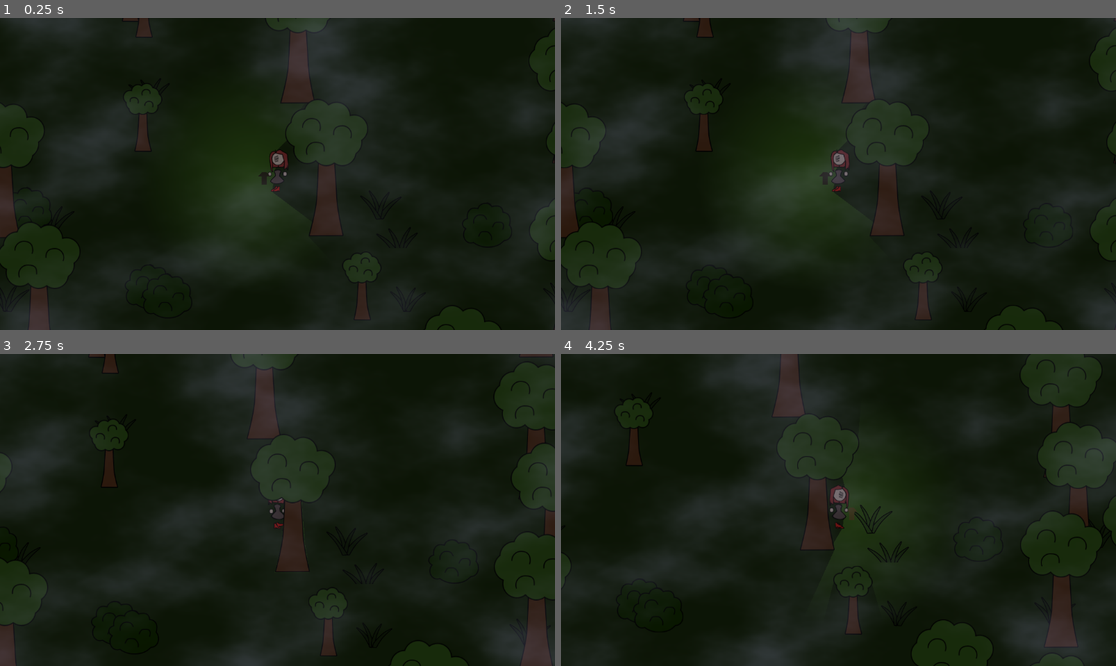
Above: before the commit, frames 1-4 (two rows, left to right).
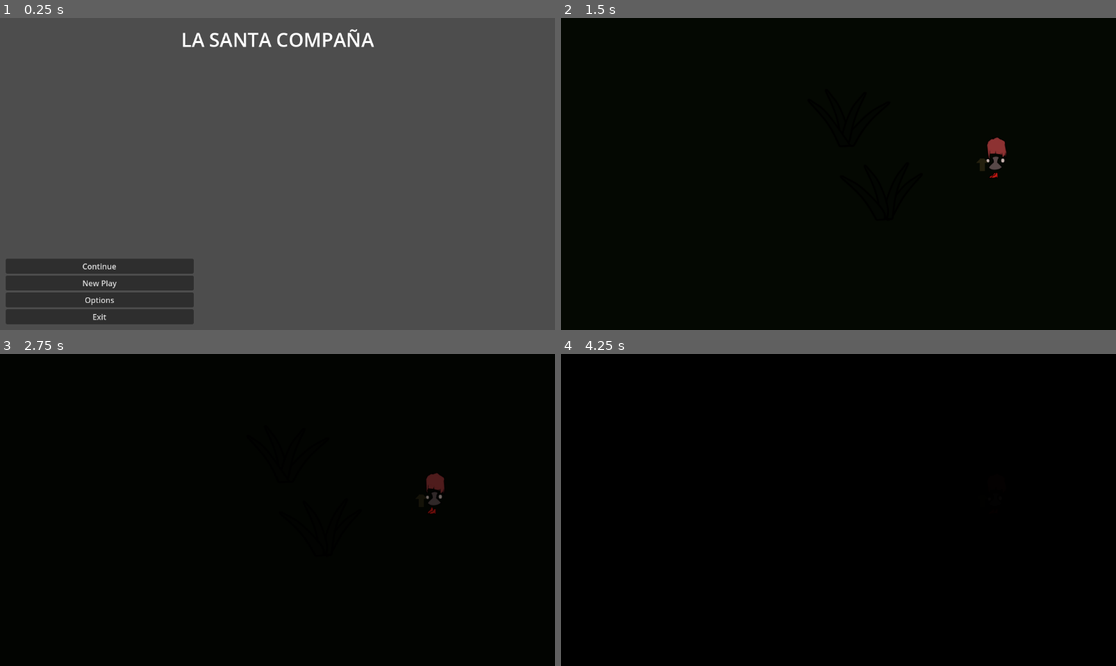
Above: after the commit, the same moments.

Repository: Jerrylikesgreen/-la-Santa-Compa-a
Game: Godot game, scene res://Scenes/Menu/start_menu.tscn
Two runs of this game, one before a commit and one after it. Both use one fixed random seed, a clock stepped at 60 frames per second and the inputs below. Before the commit the project starts from res://Scenes/forest.tscn.
Inputs (mouse positions are in pixels of both pictures, inside the frame that each line leads up to):
- Up to frame 1 (0.25 s): no input
- Up to frame 2 (1.5 s): click (660, 298) at 0.5 s, where only the run after the commit has a clickable "Options"; click (660, 283) at 1.25 s, where only the run after the commit has a clickable "New Play"
- Up to frame 3 (2.75 s): tap Enter at 2 s; move the mouse to (399, 494) at 2.02 s; hold D (Right) from 2.03 s (still down); click (399, 494) at 2.1 s
- Up to frame 4 (4.25 s): move the mouse to (727, 525) at 2.77 s; release D (Right) at 2.78 s; hold S (Down) 2.78-3.53 s; click (727, 525) at 2.85 s; move the mouse to (894, 441) at 3.52 s; hold D (Right) from 3.53 s (still down); click (894, 441) at 3.6 s

The runs differ from the first frame. In frame 1, 97% of the frame differs, in the area x 0-100%, y 0-100%; in frame 2, 45%; in frame 3, 53%; in frame 4, 76%.

Commit message:
casi acabado menu inicio y empezando menu opciones

Diff:
--- /dev/null
+++ b/Scenes/Menu/UI/sliders_ui.tscn
@@ -0,0 +1,46 @@
+[gd_scene load_steps=2 format=3 uid="uid://bs2hw087rge6w"]
+
+[ext_resource type="Script" uid="uid://b3qposf0qhfo4" path="res://Scripts/Menu/UI/sliders_ui.gd" id="1_wc85a"]
+
+[node name="SlidersUI" type="Control"]
+layout_mode = 3
+anchors_preset = 15
+anchor_right = 1.0
+anchor_bottom = 1.0
+grow_horizontal = 2
+grow_vertical = 2
+script = ExtResource("1_wc85a")
+
+[node name="HBoxContainer" type="HBoxContainer" parent="."]
+layout_mode = 1
+anchors_preset = 8
+anchor_left = 0.5
+anchor_top = 0.5
+anchor_right = 0.5
+anchor_bottom = 0.5
+offset_left = -350.0
+offset_top = -17.5
+offset_right = 350.0
+offset_bottom = 17.5
+grow_horizontal = 2
+grow_vertical = 2
+alignment = 1
+
+[node name="Label" type="Label" parent="HBoxContainer"]
+layout_mode = 2
+text = "Opt"
+
+[node name="VSeparator" type="VSeparator" parent="HBoxContainer"]
+layout_mode = 2
+
+[node name="HSlider" type="HSlider" parent="HBoxContainer"]
+layout_mode = 2
+size_flags_horizontal = 6
+size_flags_vertical = 4
+
+[node name="VSeparator2" type="VSeparator" parent="HBoxContainer"]
+layout_mode = 2
+
+[node name="Label2" type="Label" parent="HBoxContainer"]
+layout_mode = 2
+text = "50"
--- /dev/null
+++ b/Scenes/Menu/option_menu.tscn
@@ -0,0 +1,118 @@
+[gd_scene load_steps=2 format=3 uid="uid://d0rwpihb8mj0c"]
+
+[ext_resource type="Script" uid="uid://dkvj7cme3dn8i" path="res://Scripts/Menu/option_menu.gd" id="1_0cc5a"]
+
+[node name="OptionMenu" type="CanvasLayer"]
+script = ExtResource("1_0cc5a")
+
+[node name="Control" type="Control" parent="."]
+layout_mode = 3
+anchors_preset = 15
+anchor_right = 1.0
+anchor_bottom = 1.0
+grow_horizontal = 2
+grow_vertical = 2
+
+[node name="TextureRect" type="TextureRect" parent="Control"]
+layout_mode = 1
+anchors_preset = 15
+anchor_right = 1.0
+anchor_bottom = 1.0
+grow_horizontal = 2
+grow_vertical = 2
+
+[node name="Opciones" type="MarginContainer" parent="Control/TextureRect"]
+layout_mode = 1
+anchors_preset = -1
+anchor_right = 1.0
+offset_bottom = 112.0
+
+[node name="HBoxContainer" type="HBoxContainer" parent="Control/TextureRect/Opciones"]
+layout_mode = 2
+alignment = 1
+
+[node name="Button" type="Button" parent="Control/TextureRect/Opciones/HBoxContainer"]
+layout_mode = 2
+size_flags_horizontal = 3
+text = "AAA"
+
+[node name="Button2" type="Button" parent="Control/TextureRect/Opciones/HBoxContainer"]
+layout_mode = 2
+size_flags_horizontal = 3
+text = "AAA"
+
+[node name="Button3" type="Button" parent="Control/TextureRect/Opciones/HBoxContainer"]
+layout_mode = 2
+size_flags_horizontal = 3
+text = "AAA"
+
+[node name="Button4" type="Button" parent="Control/TextureRect/Opciones/HBoxContainer"]
+layout_mode = 2
+size_flags_horizontal = 3
+text = "AAA"
+
+[node name="Label" type="Label" parent="Control/TextureRect"]
+layout_mode = 1
+anchors_preset = 10
+anchor_right = 1.0
+offset_top = 131.0
+offset_bottom = 186.0
+grow_horizontal = 2
+theme_override_font_sizes/font_size = 40
+text = "VENTANA"
+horizontal_alignment = 1
+vertical_alignment = 1
+
+[node name="Node" type="Node" parent="Control/TextureRect"]
+
+[node name="VBoxContainer" type="VBoxContainer" parent="Control/TextureRect/Node"]
+anchors_preset = 14
+anchor_top = 0.5
+anchor_right = 1.0
+anchor_bottom = 0.5
+offset_top = -131.0
+offset_bottom = 189.0
+grow_horizontal = 2
+grow_vertical = 2
+
+[node name="HSlider" type="HSlider" parent="Control/TextureRect/Node/VBoxContainer"]
+layout_mode = 2
+
+[node name="Ventanas" type="MarginContainer" parent="Control/TextureRect"]
+layout_mode = 1
+anchors_preset = 8
+anchor_left = 0.5
+anchor_top = 0.5
+anchor_right = 0.5
+anchor_bottom = 0.5
+offset_left = -565.0
+offset_top = -188.0
+offset_right = 496.0
+offset_bottom = 181.0
+grow_horizontal = 2
+grow_vertical = 2
+
+[node name="Sonido" type="VBoxContainer" parent="Control/TextureRect/Ventanas"]
+layout_mode = 2
+
+[node name="Salir" type="MarginContainer" parent="Control/TextureRect"]
+layout_mode = 1
+anchors_preset = 7
+anchor_left = 0.5
+anchor_top = 1.0
+anchor_right = 0.5
+anchor_bottom = 1.0
+offset_left = -576.0
+offset_top = -112.0
+offset_right = 576.0
+grow_horizontal = 2
+grow_vertical = 0
+
+[node name="HBoxContainer" type="HBoxContainer" parent="Control/TextureRect/Salir"]
+layout_mode = 2
+alignment = 1
+
+[node name="Button" type="Button" parent="Control/TextureRect/Salir/HBoxContainer"]
+layout_mode = 2
+size_flags_horizontal = 3
+text = "AAA"
--- /dev/null
+++ b/Scenes/Menu/start_menu.tscn
@@ -0,0 +1,74 @@
+[gd_scene load_steps=2 format=3 uid="uid://begu0hedbb7rc"]
+
+[ext_resource type="Script" uid="uid://dx7jro8r2u4aj" path="res://Scripts/Menu/start_menu.gd" id="1_hvsph"]
+
+[node name="StartMenu" type="CanvasLayer"]
+script = ExtResource("1_hvsph")
+
+[node name="Control" type="Control" parent="."]
+layout_mode = 3
+anchors_preset = 15
+anchor_right = 1.0
+anchor_bottom = 1.0
+grow_horizontal = 2
+grow_vertical = 2
+
+[node name="Label" type="Label" parent="Control"]
+layout_mode = 1
+anchors_preset = 5
+anchor_left = 0.5
+anchor_right = 0.5
+offset_left = -251.5
+offset_right = 251.5
+offset_bottom = 90.0
+grow_horizontal = 2
+theme_override_font_sizes/font_size = 40
+text = "LA SANTA COMPAÑA"
+horizontal_alignment = 1
+vertical_alignment = 1
+
+[node name="TextureRect" type="TextureRect" parent="Control"]
+layout_mode = 1
+anchors_preset = 15
+anchor_right = 1.0
+anchor_bottom = 1.0
+grow_horizontal = 2
+grow_vertical = 2
+
+[node name="MarginContainer" type="MarginContainer" parent="Control/TextureRect"]
+layout_mode = 1
+anchors_preset = 2
+anchor_top = 1.0
+anchor_bottom = 1.0
+offset_top = -354.0
+offset_right = 414.0
+grow_vertical = 0
+theme_override_constants/margin_left = 12
+theme_override_constants/margin_top = 12
+theme_override_constants/margin_right = 12
+theme_override_constants/margin_bottom = 12
+
+[node name="VBoxContainer" type="VBoxContainer" parent="Control/TextureRect/MarginContainer"]
+layout_mode = 2
+size_flags_vertical = 8
+
+[node name="bot_continue" type="Button" parent="Control/TextureRect/MarginContainer/VBoxContainer"]
+layout_mode = 2
+text = "Continue"
+
+[node name="bot_new_game" type="Button" parent="Control/TextureRect/MarginContainer/VBoxContainer"]
+layout_mode = 2
+text = "New Play"
+
+[node name="bot_options" type="Button" parent="Control/TextureRect/MarginContainer/VBoxContainer"]
+layout_mode = 2
+text = "Options"
+
+[node name="bot_exit" type="Button" parent="Control/TextureRect/MarginContainer/VBoxContainer"]
+layout_mode = 2
+text = "Exit"
+
+[connection signal="pressed" from="Control/TextureRect/MarginContainer/VBoxContainer/bot_continue" to="." method="_on_bot_continue_pressed"]
+[connection signal="pressed" from="Control/TextureRect/MarginContainer/VBoxContainer/bot_new_game" to="." method="_on_bot_new_game_pressed"]
+[connection signal="pressed" from="Control/TextureRect/MarginContainer/VBoxContainer/bot_options" to="." method="_on_bot_options_pressed"]
+[connection signal="pressed" from="Control/TextureRect/MarginContainer/VBoxContainer/bot_exit" to="." method="_on_bot_exit_pressed"]
--- /dev/null
+++ b/Scripts/Menu/UI/sliders_ui.gd
@@ -0,0 +1,84 @@
+extends Control
+
+@export var titulo = "Missigno"
+@export var porcentaje : bool
+
+@export var section_save : String
+@export var key_save : String
+@export var save_value_default : int
+
+@export var val_min: float = 0
+@export var val_max: float = 1
+@export var val_step: float = 0.1
+
+@onready var label_titulo = $HBoxContainer/Label
+@onready var slider = $HBoxContainer/Slider
+@onready var label_valor = $HBoxContainer/Valor
+
+@onready var menu_main = get_tree().get_nodes_in_group("menu_main")[0]
+
+signal slider_actualizado
+
+var color_focus = Color(0.281, 0.281, 0.281, 1.0)
+var color_no_focus = Color(0.541,0.541,0.541,1.0)
+
+func _ready():
+	label_titulo.text = titulo
+
+	slider.min_value = val_min
+	slider.max_value = val_max
+	slider.step = val_step
+
+	slider.value_changed.connect(_on_slider_value_changed)
+
+	await get_tree().process_frame
+	await get_tree().process_frame
+	await get_tree().process_frame
+	await get_tree().process_frame
+	await get_tree().process_frame
+	await get_tree().process_frame
+
+	cargar_slider()
+
+	_on_focus_exited()
+
+func _on_slider_value_changed(value):
+
+	if porcentaje:
+		label_valor.text = str(value*100)+"%"
+	else:
+		label_valor.text = str(value)
+
+	guardar()
+
+	slider_actualizado.emit()
+
+func guardar():
+	#CD.config.set_value(section_save, key_save, slider.value)
+	#CD.config.save(DatosComunes.SAVE_FILE_PATH)
+	pass
+
+func cargar_slider():
+	#var valor = DatosComunes.config.get_value(
+		#section_save,
+		#key_save,
+		#save_value_default)
+	#slider.value = valor
+	#label_valor.text = str(valor*100)+"%"
+	pass
+
+func _on_mouse_entered() -> void:
+	slider.grab_focus()
+	#menu_main.grab_focus_forzado(slider)
+
+func _on_h_box_container_mouse_entered() -> void:
+	slider.grab_focus()
+	#menu_main.grab_focus_forzado(slider)
+
+func _on_focus_entered() -> void:
+	label_titulo.add_theme_color_override("font_color", color_focus)
+	label_valor.add_theme_color_override("font_color", color_focus)
+
+func _on_focus_exited() -> void:
+	label_titulo.add_theme_color_override("font_color", color_no_focus)
+	label_valor.add_theme_color_override("font_color", color_no_focus)
--- /dev/null
+++ b/Scripts/Menu/option_menu.gd
@@ -0,0 +1 @@
+extends CanvasLayer
--- /dev/null
+++ b/Scripts/Menu/start_menu.gd
@@ -0,0 +1,18 @@
+extends CanvasLayer
+
+@export var first_scene = "res://Scenes/black_scene.tscn"
+
+func _on_bot_continue_pressed() -> void:
+	get_tree().change_scene_to_file(first_scene)
+
+
+func _on_bot_new_game_pressed() -> void:
+	get_tree().change_scene_to_file(first_scene)
+
+
+func _on_bot_options_pressed() -> void:
+	pass # Replace with function body.
+
+
+func _on_bot_exit_pressed() -> void:
+	get_tree().quit()
--- a/project.godot
+++ b/project.godot
@@ -12,7 +12,7 @@
 
 config/name="la Santa Compaña"
 config/version="0.01"
-run/main_scene="uid://byqulbln575fs"
+run/main_scene="uid://begu0hedbb7rc"
 config/features=PackedStringArray("4.5", "Forward Plus")
 config/icon="uid://dn3scpw51q8ah"
 
Renamed: Scripts/Autoloads/signals.gd -> Scripts/Autoloads/Signals.gd
Renamed: Scripts/Autoloads/signals.gd.uid -> Scripts/Autoloads/Signals.gd.uid
Not shown, added: Scripts/Menu/UI/sliders_ui.gd.uid
Not shown, added: Scripts/Menu/option_menu.gd.uid
Not shown, added: Scripts/Menu/start_menu.gd.uid
